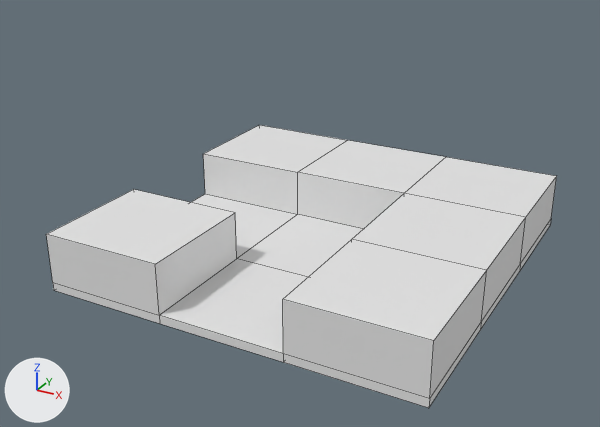
The FBX model Assets/Models/Room Tiles/Left Corner.fbx: old version first, new version second.
Camera for both pictures: a 50 mm lens placed at (14.9, -29.1, 16.3), pointed at (-0.5, -1.1, 2.3). The lights are fixed; the arrows at lower left show +X, +Y and +Z. Mesh edges are drawn as thin lines. Where no turn or scale is listed for an object, it has been applied to the vertices.

The scene before the commit, as lines of its bpy script (objects in view):
```python
me_cube_002 = bpy.data.meshes.new('Cube.002')
me_cube_002.from_pydata(...)  # 48 vertices, 46 faces; spans x -8.0..8.0, y -8.0..8.0, z 0.0..2.5
me_cube_002.materials.append(mat_material)  # white #e7e7e7
ob_left_corner = bpy.data.objects.new('Left Corner', me_cube_002)
ob_left_corner.location = (0.0, 0.0, 0.0)
```
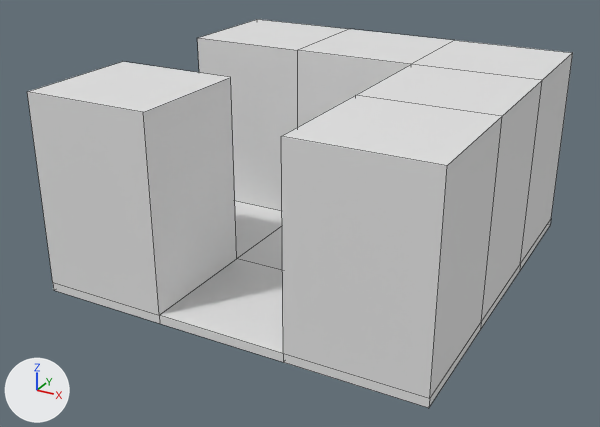
The change, as a diff of the scene's bpy script:
```diff
--- a/Assets/Models/Room Tiles/Left Corner.fbx.py
+++ b/Assets/Models/Room Tiles/Left Corner.fbx.py
@@ me_cube_002 @@
 me_cube_002.from_pydata(...)  # 48 vertices, 46 faces; spans x -8.0..8.0, y -8.0..8.0, z 0.0..2.5
 # used by ob_left_corner; location = (0.0, 0.0, 0.0)
+# me_cube_002 part 1: all 16 vertices in x -8.0..8.0, y -8.0..8.0, z 2.5 are moved by (0.0, 0.0, 5.7)
 me_cube_002.materials.append(mat_material)
```

What differs and where, as boxes (x1, y1, x2, y2) in the pictures (600 x 427 px; the box of a moved part takes in the faces that stretch with it):
'Left Corner', reshaped (7% wider, 37% taller)
    before: (46, 125, 557, 408)
    after: (27, 19, 573, 408)
part 1 of me_cube_002, moved or reshaped
    before: (46, 125, 557, 377)
    after: (27, 19, 573, 377)
